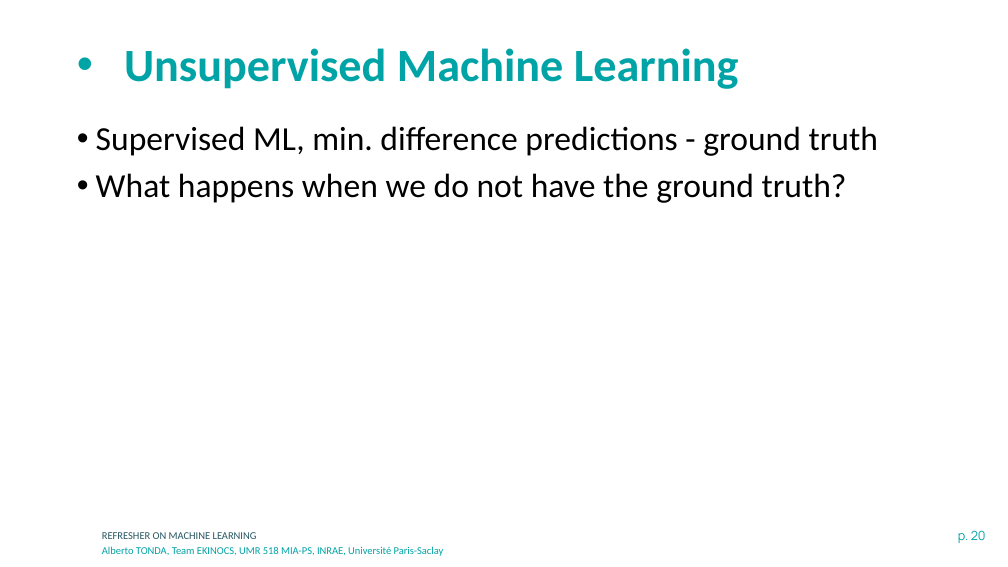
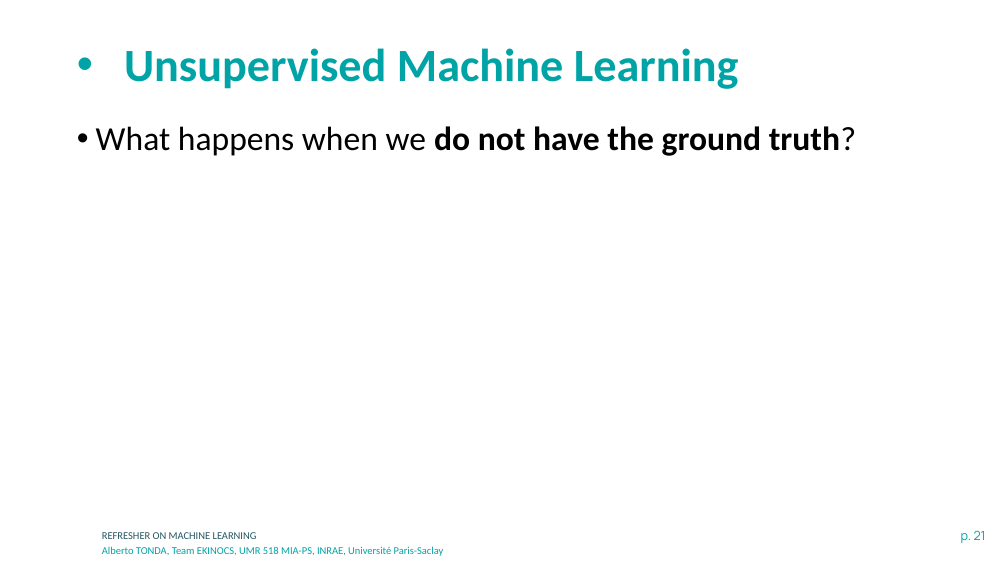
Before and after one commit to albertotonda/teaching, a slide deck: slide 21 of deep-learning-in-practice-with-pytorch/0-machine-learning.pptx (slide 20 before the commit). Drawn at 1008x567 pixels with LibreOffice and Linux fonts; fonts in the diff are those of the drawing; background and template pictures are left out. Boxes give left, top, right and bottom in pixels: in the first picture for what was removed or moved away, otherwise in the second. Text is boxed around its words. In the diff, an @@ line names an element or a change of style, - is before the commit and + after.

```diff
--- a/deep-learning-in-practice-with-pytorch/0-machine-learning.pptx
+++ b/deep-learning-in-practice-with-pytorch/0-machine-learning.pptx
@@ text "What happens when we do ..." at [96, 126, 856, 156]: bold on in "do not have the ground truth?" @@
@@ text at [96, 126, 878, 156]: paragraph removed @@
-• Supervised ML, min. difference predictions - ground truth
@@ page number at [961, 530, 986, 543]: text changed @@
-p. 20
+p. 21
```
Also in this commit, not shown: 22 other slides changed, 19 slides added, 1 slide removed, 10 other files.
